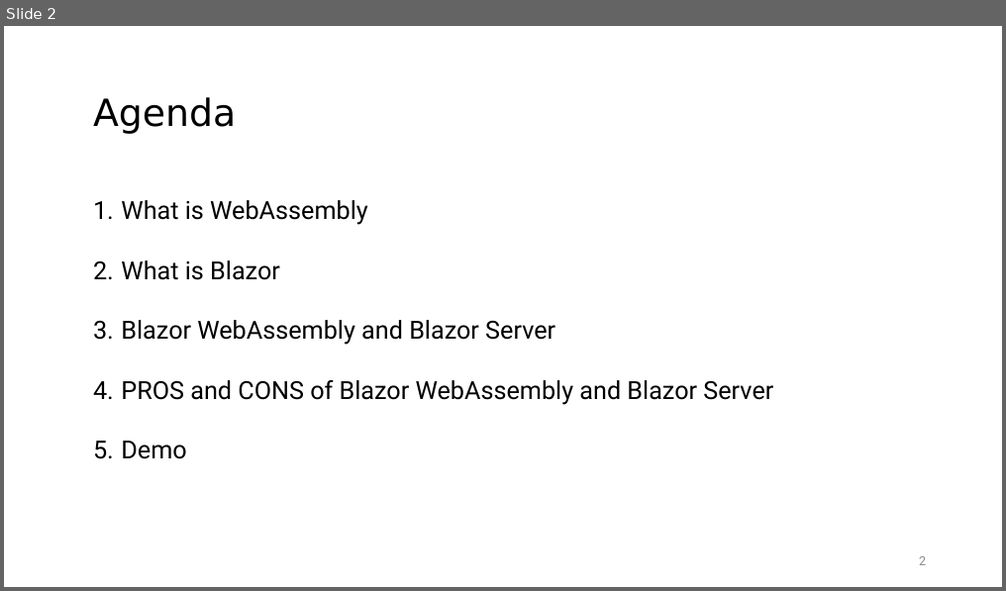
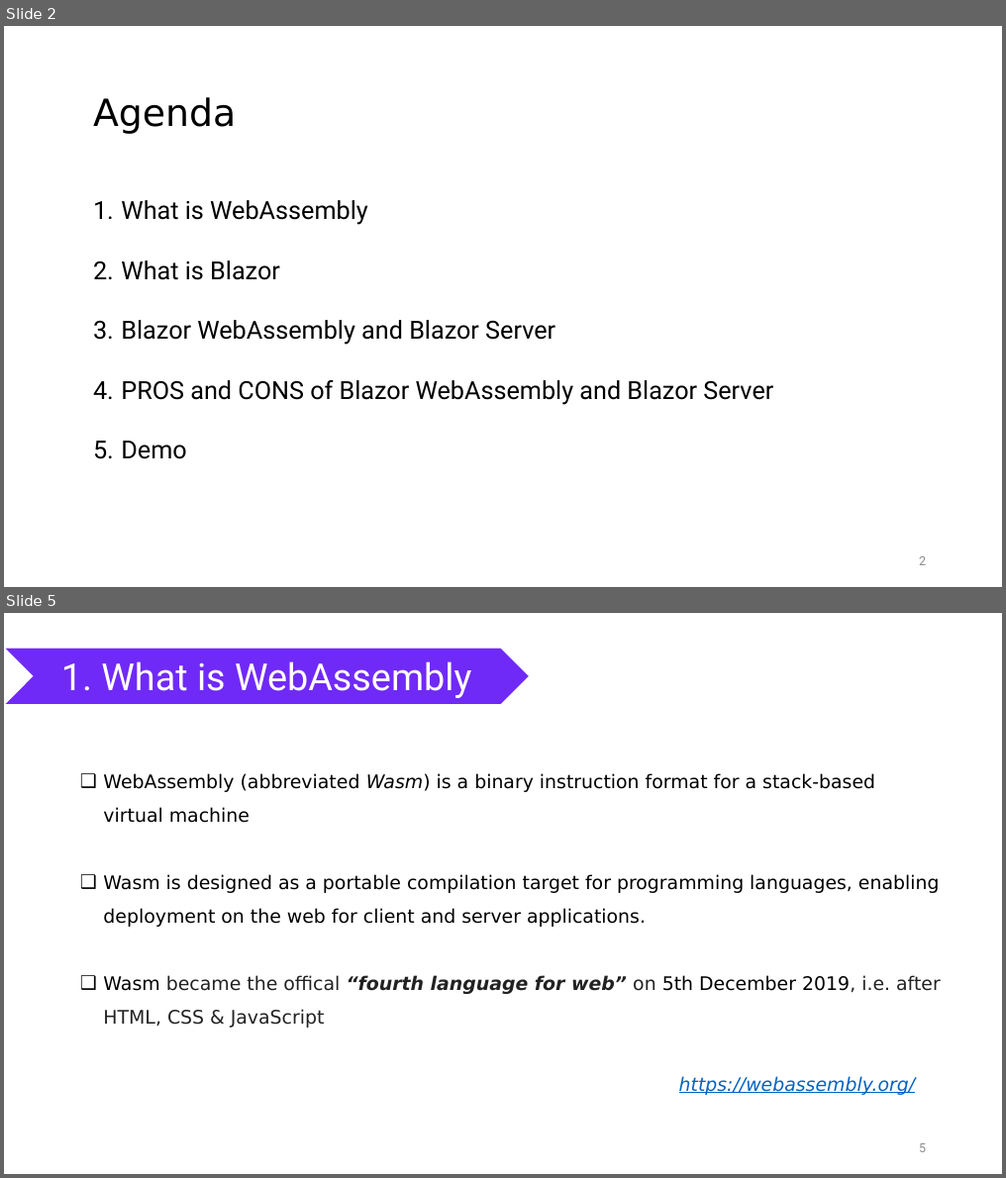
Before and after one commit to nguyenhoanthienit/blazor, a slide deck: Documents/seminar.pptx. Shown one above the other, each under a label of ours: slide 2 before the commit, slides 2 and 5 after it; the slides between them are not shown. The pictures are 1006x591 and 1006x1178 pixels, drawn with LibreOffice and Linux fonts; fonts in the diff are those of the drawing. Boxes give left, top, right and bottom in pixels: in the first picture for what was removed or moved away, otherwise in the second. Text is boxed around its words. In the diff, an @@ line names an element or a change of style, - is before the commit and + after.

```diff
--- a/Documents/seminar.pptx
+++ b/Documents/seminar.pptx
@@ slide 5 added at <box>4,613,1002,1174</box>, background #FFFFFF @@
@@ chevron added at <box>4,649,530,705</box>, fill #702AF7, outline #FFFFFF 1 pt, 36 pt, text #FFFFFF @@
+1. What is WebAssembly
@@ text added at <box>103,773,941,1095</box>, 18 pt, text #000000 @@
+❑ WebAssembly (abbreviated Wasm) is a binary instruction format for a stack-based virtual machine
+❑ Wasm is designed as a portable compilation target for programming languages, enabling deployment on the web for client and server applications.
+❑ Wasm became the offical “fourth language for web” on 5th December 2019, i.e. after HTML, CSS & JavaScript
+https://webassembly.org/
@@ page number added at <box>919,1144,926,1153</box>, 12 pt, text #8C8C8C @@
+5
```
Also in this commit, not shown: 4 slides changed, 12 other slides added, 1 slide removed, 11 other files.
